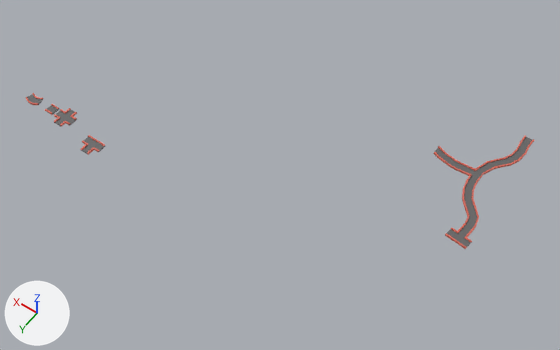
Before and after pictures for a commit that changed the Blender file Blender/Modulos_Camino.blend.
Rendered twice from a 50 mm camera at (-16.2, 51.9, 116.1) aimed at (38.9, -25.2, -5.2). Lighting does not change. The marker at lower left points along +X, +Y and +Z.

Names of what the first picture shows: 'Modulo - Recto.002'.
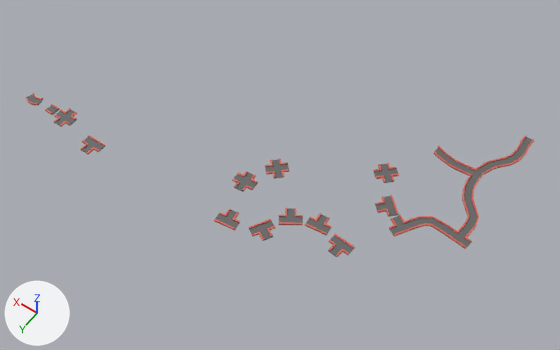
Where the newer file only moved an object's origin or applied its transform, the numbers keep the older frame.

Location of each change, (x1, y1, x2, y2) in pixels of the pictures (560 x 350 px):
'Modulo - Recto.002', reshaped (45% wider)
    before: (434, 135, 534, 249)
    after: (389, 135, 534, 249)
'Modulo - T.003', added
    after: (328, 233, 355, 257)
'Modulo - T.006', added
    after: (249, 219, 275, 241)
'Modulo - X.003', added
    after: (232, 171, 258, 192)
'Modulo - T.004', added
    after: (305, 213, 331, 235)
'Modulo - X.001', added
    after: (373, 163, 399, 183)
'Modulo - T.007', added
    after: (214, 208, 240, 231)
'Modulo - T.002', added
    after: (375, 195, 399, 217)
'Modulo - X.002', added
    after: (265, 158, 289, 179)
'Modulo - T.005', added
    after: (279, 208, 303, 225)
part 1 of me_cube_013, built on
    before: (445, 227, 471, 249)
    after: (389, 215, 471, 249)

Diff of the bpy script that builds the scene:
```diff
--- a/Blender/Modulos_Camino.blend.py
+++ b/Blender/Modulos_Camino.blend.py
@@ me_cube_013 @@
 # used by ob_modulo___recto_002; location = (5.3, -41.6, 1.0); rotation_euler = (0.0, 0.0, 1.571), in degrees (0, 0, 90)
-me_cube_013.from_pydata(...)  # 200 vertices, 174 faces; spans x -15.4..14.7, y -9.9..5.4, z -0.4..0.2
+me_cube_013.from_pydata(...)  # 256 vertices, 221 faces; spans x -15.4..19.6, y -9.9..5.4, z -0.4..0.3
+# me_cube_013 part 1
+# 8 vertices are removed from x 12.2..14.2, y 0.9..1.1, z -0.2..0.2
+# 8 faces are deleted
+# 50 vertices are added at x 12.0..19.6, y -8.8..1.0, z -0.2..0.2
+# 14 new vertices lie (0.0, 0.0, 0.4) away from vertices in x 12.0..19.6, y -8.8..1.0, z -0.2
+# 43 new faces join them, mat_ladrillo (red #da6a59)
+# 12 new faces join them, mat_gris (dark grey #666666)
 me_cube_013.materials.append(mat_gris)
@@ ob_modulo___x_003 @@
+ob_modulo___x_003 = bpy.data.objects.new('Modulo - X.003', me_cube_005.copy())  # the mesh of ob_modulo___x
+ob_modulo___x_003.location = (40.6, -16.3, 1.0)
+ob_modulo___x_003.rotation_euler = (0.0, 0.0, 1.648)  # degrees (0, 0, 94)
@@ ob_modulo___x_002 @@
+ob_modulo___x_002 = bpy.data.objects.new('Modulo - X.002', me_cube_005.copy())  # the mesh of ob_modulo___x
+ob_modulo___x_002.location = (37.5, -22.3, 1.0)
+ob_modulo___x_002.rotation_euler = (0.0, 0.0, -0.782)  # degrees (0, 0, -45)
@@ ob_modulo___t_007 @@
+ob_modulo___t_007 = bpy.data.objects.new('Modulo - T.007', me_cube_002.copy())  # the mesh of ob_modulo___t
+ob_modulo___t_007.location = (37.9, -8.1, 1.0)
+ob_modulo___t_007.rotation_euler = (0.0, 0.0, -9.295)  # degrees (0, 0, 187)
@@ ob_modulo___t_006 @@
+ob_modulo___t_006 = bpy.data.objects.new('Modulo - T.006', me_cube_002.copy())  # the mesh of ob_modulo___t
+ob_modulo___t_006.location = (31.1, -9.3, 1.0)
+ob_modulo___t_006.rotation_euler = (0.0, 0.0, -5.227)  # degrees (0, 0, -299)
@@ ob_modulo___t_005 @@
+ob_modulo___t_005 = bpy.data.objects.new('Modulo - T.005', me_cube_002.copy())  # the mesh of ob_modulo___t
+ob_modulo___t_005.location = (29.1, -14.8, 1.0)
+ob_modulo___t_005.rotation_euler = (0.0, 0.0, -8.826)  # degrees (0, 0, 214)
@@ ob_modulo___t_004 @@
+ob_modulo___t_004 = bpy.data.objects.new('Modulo - T.004', me_cube_002.copy())  # the mesh of ob_modulo___t
+ob_modulo___t_004.location = (23.9, -16.7, 1.0)
+ob_modulo___t_004.rotation_euler = (0.0, 0.0, -9.32)  # degrees (0, 0, 186)
@@ ob_modulo___t_003 @@
+ob_modulo___t_003 = bpy.data.objects.new('Modulo - T.003', me_cube_002.copy())  # the mesh of ob_modulo___t
+ob_modulo___t_003.location = (18.4, -14.2, 1.0)
+ob_modulo___t_003.rotation_euler = (0.0, 0.0, -6.375)  # degrees (0, 0, 355)
@@ ob_modulo___x_001 @@
+ob_modulo___x_001 = bpy.data.objects.new('Modulo - X.001', me_cube_005.copy())  # the mesh of ob_modulo___x
+ob_modulo___x_001.location = (20.1, -33.4, 1.0)
+ob_modulo___x_001.rotation_euler = (0.0, 0.0, -0.782)  # degrees (0, 0, -45)
@@ ob_modulo___t_002 @@
+ob_modulo___t_002 = bpy.data.objects.new('Modulo - T.002', me_cube_002.copy())  # the mesh of ob_modulo___t
+ob_modulo___t_002.location = (16.2, -26.6, 1.0)
+ob_modulo___t_002.rotation_euler = (0.0, 0.0, -7.038)  # degrees (0, 0, 317)
```
